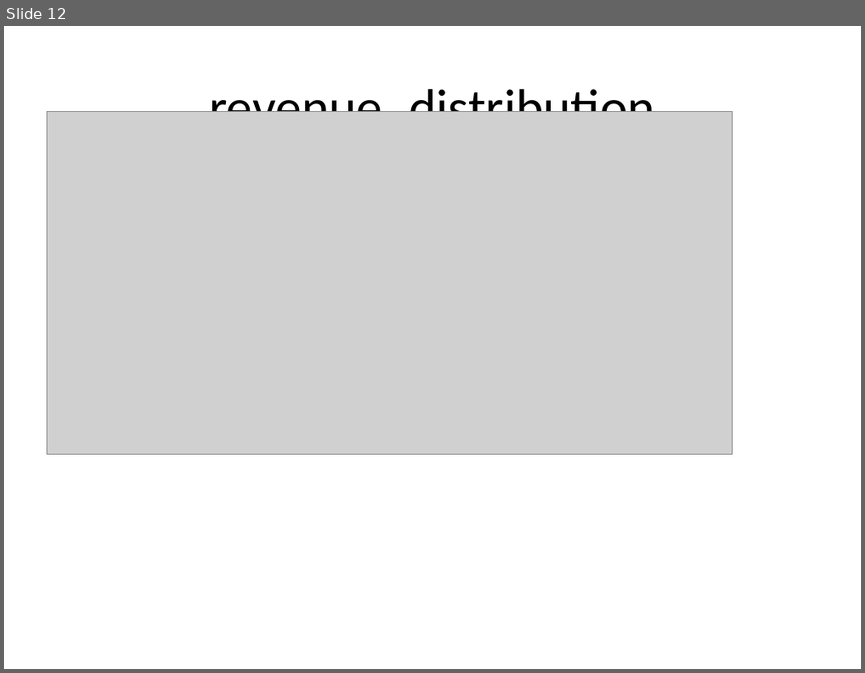
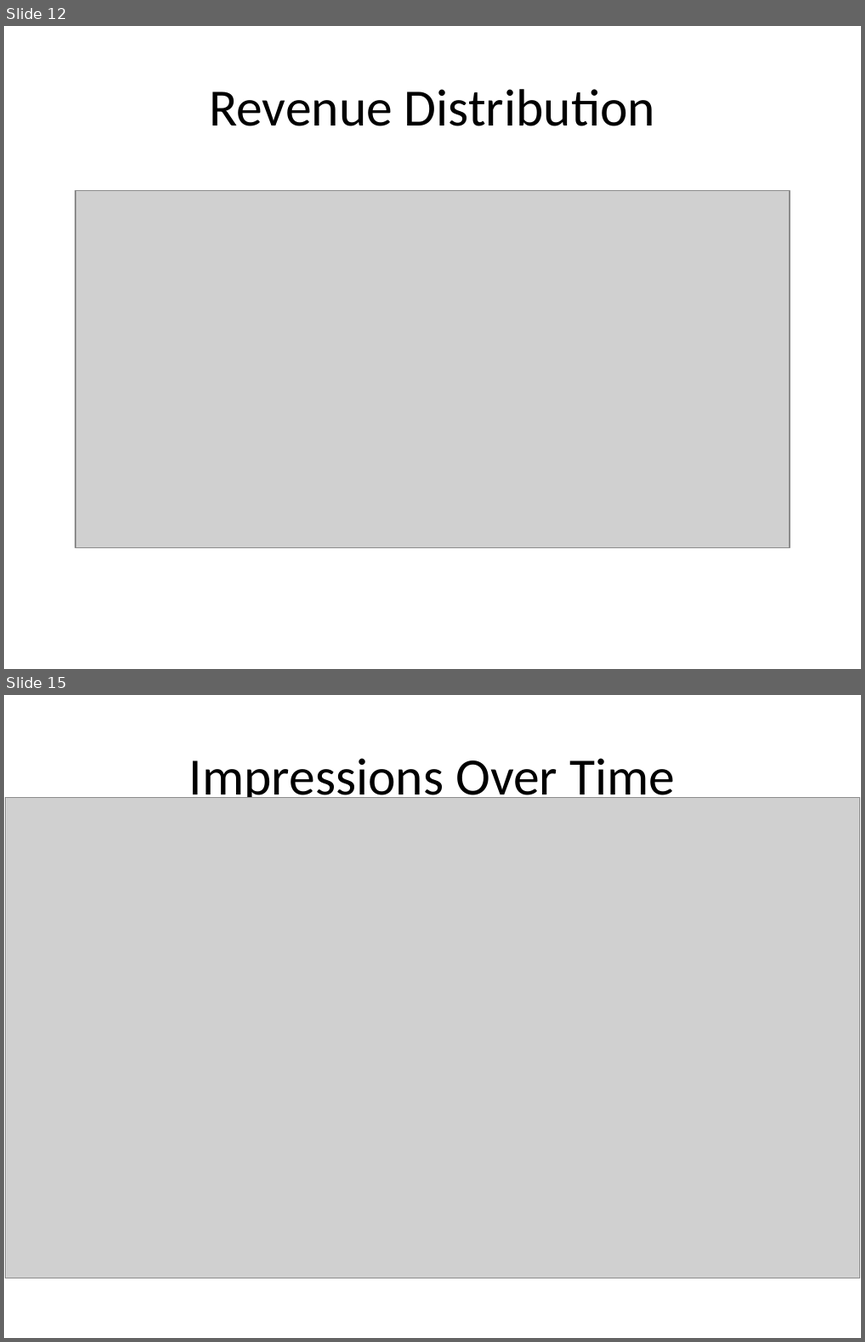
Before and after one commit to cathelenegeorge/CampAIgn-Analytics, a slide deck: reports/final_report.pptx. Shown one above the other, each under a label of ours: slide 12 before the commit, slides 12 and 15 after it; the slides between them are not shown. The pictures are 865x673 and 865x1342 pixels, drawn with LibreOffice and Linux fonts; fonts in the diff are those of the drawing; grey boxes stand for pictures. Boxes give left, top, right and bottom in pixels: in the first picture for what was removed or moved away, otherwise in the second. Text is boxed around its words. In the diff, an @@ line names an element or a change of style, - is before the commit and + after.

```diff
--- a/reports/final_report.pptx
+++ b/reports/final_report.pptx
@@ slide 15 added at (4, 695, 861, 1338), background #FFFFFF @@
@@ title added at (189, 758, 675, 807), 44 pt, text #000000 @@
+Impressions Over Time
@@ picture added at (5, 798, 860, 1277) @@
@@ slide 12 changed as well @@
@@ title at (209, 89, 655, 126): text changed @@
-revenue_distribution
+Revenue Distribution
@@ picture: place and size @@
-picture at (46, 112, 732, 454)
+picture at (75, 191, 789, 548)
```
Also in this commit, not shown: 7 other slides changed, 12 other slides added, 4 slides removed, 27 other files.
